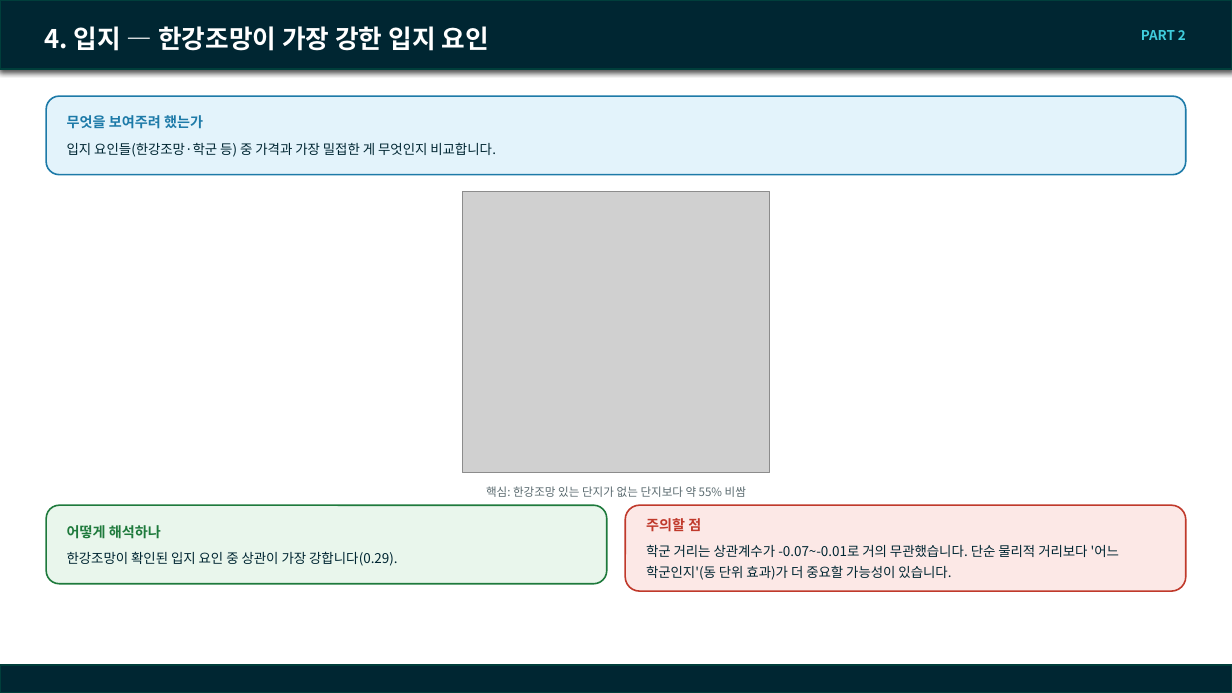
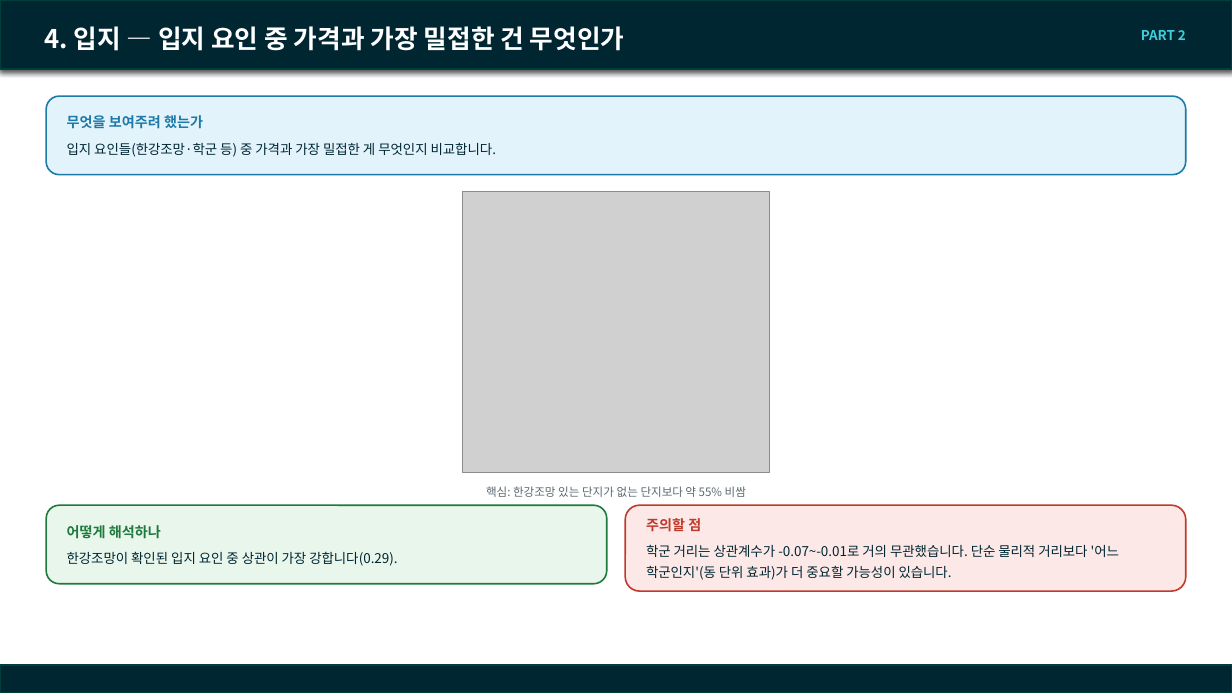
Before and after one commit to SunooJ-KR/Boomingup, a slide deck: slide 11 of eda/docs/260916_team_meeting.pptx. Drawn at 1232x693 pixels with LibreOffice and Linux fonts; fonts in the diff are those of the drawing; grey boxes stand for pictures; background and template pictures are left out. Boxes give left, top, right and bottom in pixels: in the first picture for what was removed or moved away, otherwise in the second. Text is boxed around its words. In the diff, an @@ line names an element or a change of style, - is before the commit and + after.

Commit message:
docs(eda): 분석 슬라이드 제목을 결론이 아닌 질문(목표)형으로 전면 수정
18개 분석 슬라이드(1~10번 축) 제목이 전부 "무엇을 봤더니 이랬다"는
결론을 바로 담고 있어서, 배경 설명 없이 제목만 보면 무슨 얘긴지 알기
어렵다는 지적을 반영했다. 각 슬라이드의 목적(purpose_box) 문구와
맞춰 "~는가" 질문형으로 바꿔, 제목만 봐도 이 슬라이드가 무엇을
확인하려는 건지 알 수 있게 했다. 결론은 기존처럼 본문(캡션·색상 박스)에
그대로 남는다.

```diff
--- a/eda/docs/260916_team_meeting.pptx
+++ b/eda/docs/260916_team_meeting.pptx
@@ title at (x1=44, y1=26, x2=625, y2=51): text changed @@
-4. 입지 — 한강조망이 가장 강한 입지 요인
+4. 입지 — 입지 요인 중 가격과 가장 밀접한 건 무엇인가
```
Also in this commit, not shown: 18 other slides changed, 1 other file.
